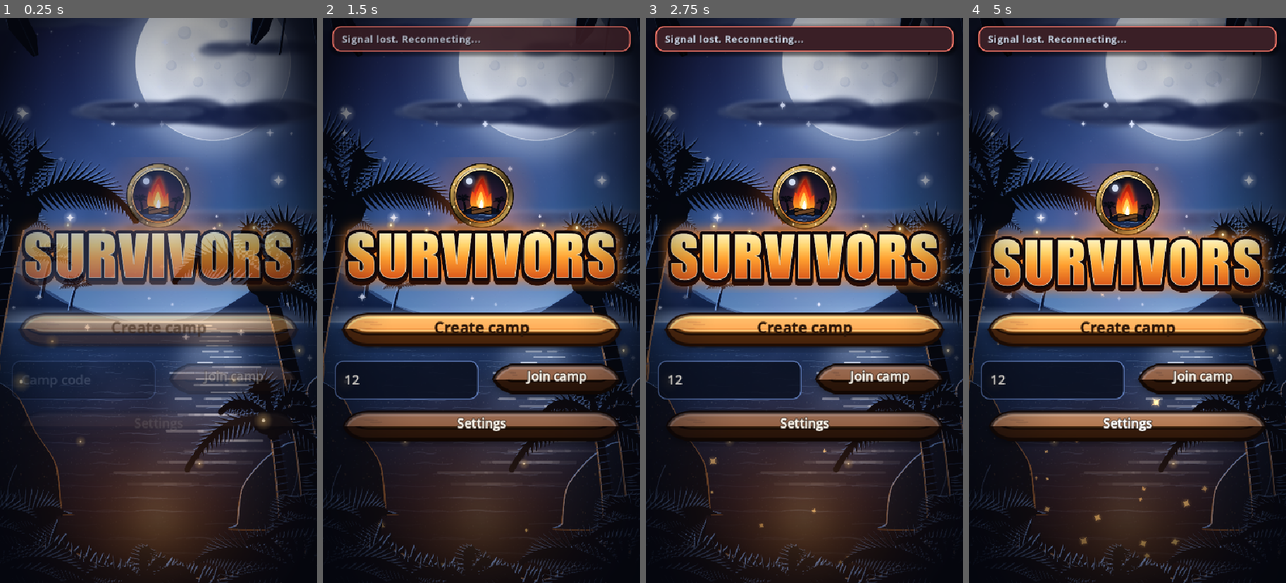
Above: before the commit, frames 1-4 (left to right).
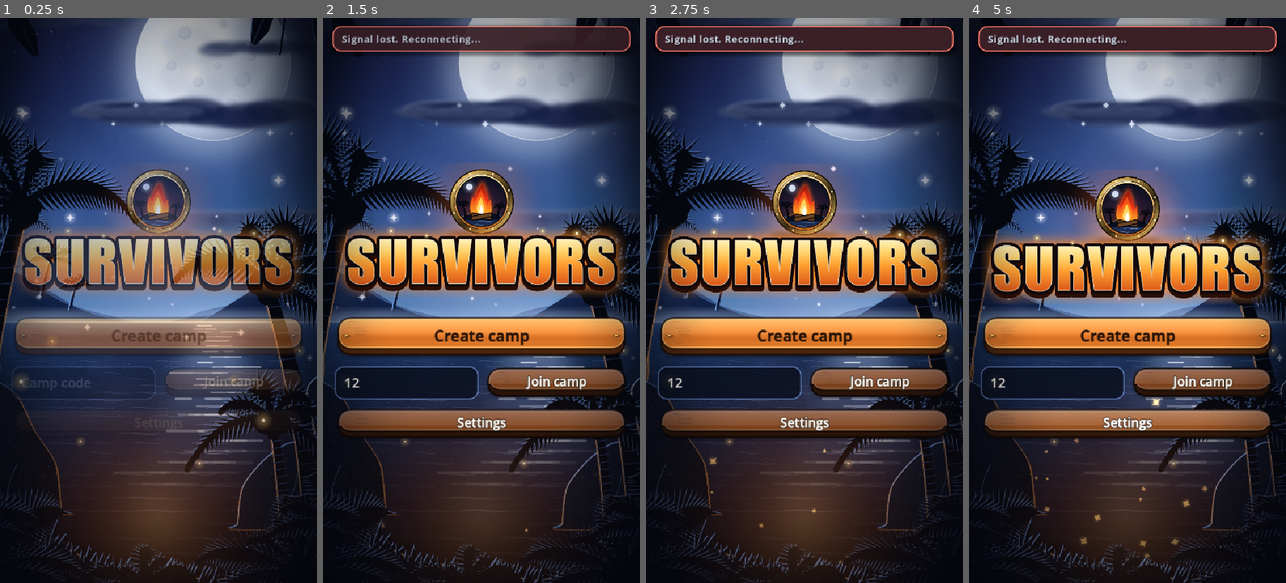
Above: after the commit, the same moments.

Repository: Corical/office-survivor
Game: Godot game, scene res://main.tscn
The game is run twice, just before and just after one commit, with the same random seed, the same clock (stepped at 60 frames per second) and the same inputs.
Inputs (mouse positions are in pixels of both pictures, inside the frame that each line leads up to):
- Up to frame 1 (0.25 s): no input
- Up to frame 2 (1.5 s): click (405, 379) at 0.52 s; type "12" at 0.6 s; click "Create camp" at 1.25 s
- Up to frame 3 (2.75 s): click "Create camp" at 2 s
- Up to frame 4 (5 s): click "Create camp" at 2.75 s; move the mouse to (1197, 272) at 3.52 s; click (1197, 272) at 3.67 s; drag from (1064, 328) to (1111, 413) at 4.27 s

The runs differ from the first frame. In frame 1, 13% of the frame differs, in the area x 4-96%, y 25-67%; in frame 2, 20%; in frame 3, 20%; in frame 4, 20%, in the area x 3-96%, y 25-76%.

Commit message:
🎨 feat: real flash art replaces the stand-ins; nine-slices halved from 2x with the manifest margins
Co-Authored-By: Claude <noreply@anthropic.com>

Diff:
--- a/godot/themes/flash/art.gd
+++ b/godot/themes/flash/art.gd
@@ -27,9 +27,21 @@
 	return ""
 
 
+## Nine-slice art is delivered at 2x (its margins are quoted at 1x), so it is halved once on load: the corners then
+## draw at the size the margins say.
+const HALVED := ["card_frame", "button_wood", "button_wood_pressed"]
+
+
 static func load_texture(id: String) -> Texture2D:
 	var p := path_for(id)
 	if p == "":
 		return null
 	var t: Variant = load(p)
-	return t if t is Texture2D else null
+	if not (t is Texture2D):
+		return null
+	if id in HALVED and p == REAL % id:
+		var img: Image = (t as Texture2D).get_image()
+		if img != null:
+			img.resize(img.get_width() / 2, img.get_height() / 2, Image.INTERPOLATE_LANCZOS)
+			return ImageTexture.create_from_image(img)
+	return t
--- a/godot/themes/flash/theme.gd
+++ b/godot/themes/flash/theme.gd
@@ -101,11 +101,11 @@
 	var wood_down := FlashArt.load_texture("button_wood_pressed")
 	var frame := FlashArt.load_texture("card_frame")
 	if frame != null:
-		t.nine_patches["card_frame"] = _nine(frame, 28, 28, 28, 28, 22, 16, 22, 16)
+		t.nine_patches["card_frame"] = _nine(frame, 40, 40, 40, 40, 28, 20, 28, 20)
 	if wood != null:
-		t.nine_patches["button_wood"] = _nine(wood, 40, 32, 40, 40, 26, 12, 26, 24)
+		t.nine_patches["button_wood"] = _nine(wood, 36, 30, 36, 30, 26, 10, 26, 14)
 	if wood_down != null:
-		t.nine_patches["button_wood_pressed"] = _nine(wood_down, 40, 36, 40, 34, 26, 18, 26, 16)
+		t.nine_patches["button_wood_pressed"] = _nine(wood_down, 36, 30, 36, 30, 26, 15, 26, 9)   # the face sits lower
 
 	_labels(th, bold, spaced)
 	_buttons(th, bold, t)
Not shown, added: godot/themes/flash/art/avatar_0.png.import
Not shown, added: godot/themes/flash/art/avatar_1.png.import
Not shown, added: godot/themes/flash/art/avatar_2.png.import
Not shown, added: godot/themes/flash/art/avatar_3.png.import
Not shown, added: godot/themes/flash/art/avatar_4.png.import
Not shown, added: godot/themes/flash/art/avatar_5.png.import
Not shown, added: godot/themes/flash/art/avatar_6.png.import
Not shown, added: godot/themes/flash/art/avatar_7.png.import
Not shown, added: godot/themes/flash/art/backdrop_far.png.import
Not shown, added: godot/themes/flash/art/backdrop_near.png.import
Not shown, added: godot/themes/flash/art/button_wood.png.import
Not shown, added: godot/themes/flash/art/button_wood_pressed.png.import
(and 70 more such lines)
